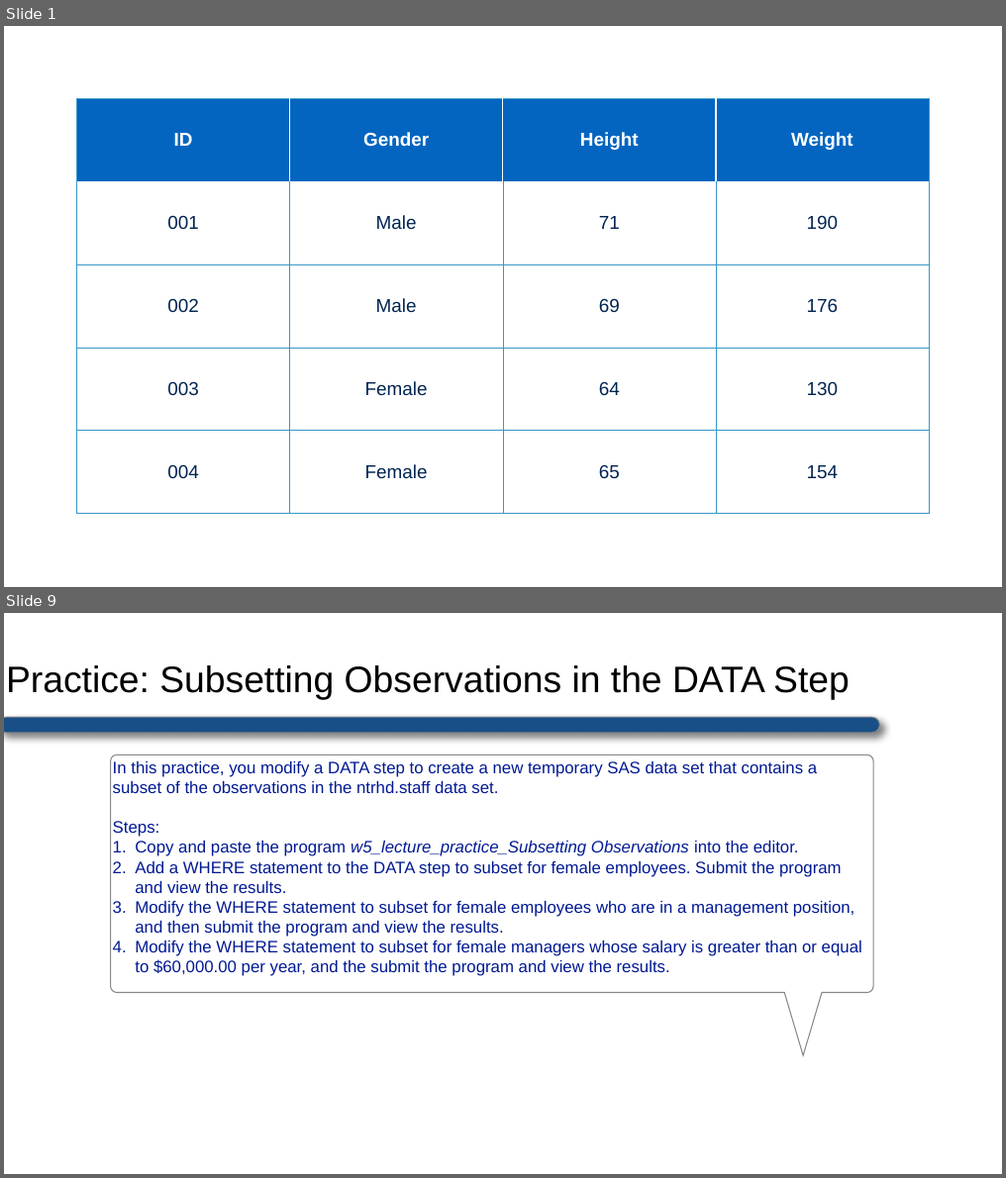
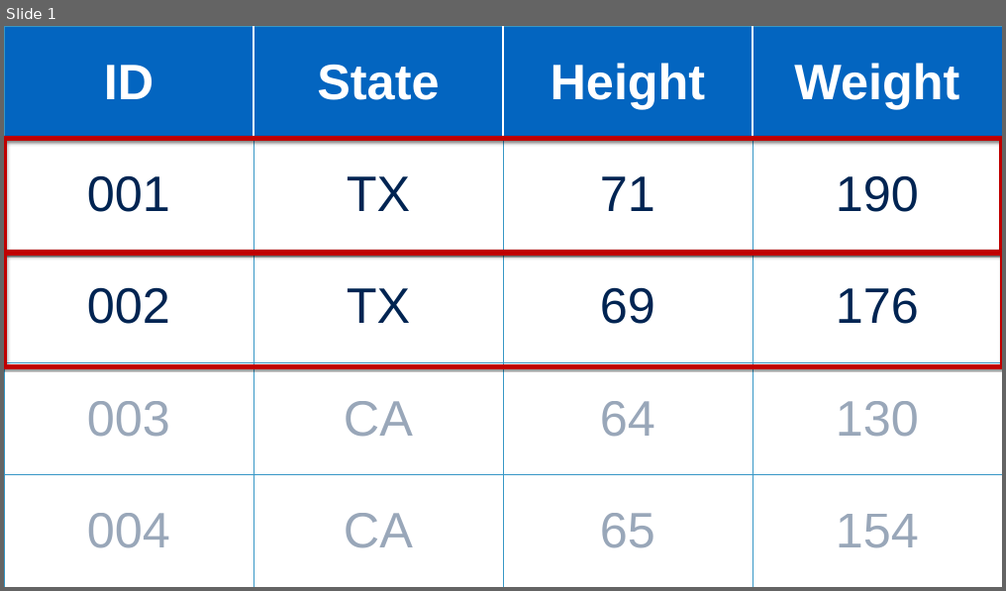
Before and after one commit to brad-cannell/r4epi, a slide deck: img/05_part_data_management/subsetting.pptx. Shown one above the other, each under a label of ours: slides 1 and 9 before the commit, slide 1 after it; the slides between them are not shown. The pictures are 1006x1178 and 1006x591 pixels, drawn with LibreOffice and Linux fonts; fonts in the diff are those of the drawing. Boxes give left, top, right and bottom in pixels: in the first picture for what was removed or moved away, otherwise in the second. Text is boxed around its words. In the diff, an @@ line names an element or a change of style, - is before the commit and + after.

Commit message:
Working on data management part
- First draft of introduction to data management
- Fist draft of creating and modifying columns
-First draft of subsetting data frames

```diff
--- a/img/05_part_data_management/subsetting.pptx
+++ b/img/05_part_data_management/subsetting.pptx
@@ slide 9 removed at bbox=[4, 613, 1002, 1174], background #FFFFFF @@
@@ title removed at bbox=[6, 665, 849, 700] @@
-Practice: Subsetting Observations in the DATA Step
@@ rounded rectangle removed at bbox=[4, 717, 879, 733] @@
@@ freeform shape removed at bbox=[111, 755, 873, 1056] @@
-In this practice, you modify a DATA step to create a new temporary SAS data set that contains a subset of the observations in the ntrhd.staff data set.
-Steps:
-1. Copy and paste the program w5_lecture_practice_Subsetting Observations into the editor.
-2. Add a WHERE statement to the DATA step to subset for female employees. Submit the program and view the results.
-3. Modify the WHERE statement to subset for female employees who are in a management position, and then submit the program and view the results.
-4. Modify the WHERE statement to subset for female managers whose salary is greater than or equal to $60,000.00 per year, and the submit the program and view the results.
@@ slide 1 changed as well @@
@@ table at bbox=[4, 26, 1002, 587] @@
-row 1, column 2: Gender
+row 1, column 2: State
-row 2, column 2: Male
+row 2, column 2: TX
-row 3, column 2: Male
+row 3, column 2: TX
-row 4, column 2: Female
+row 4, column 2: CA
-row 5, column 2: Female
+row 5, column 2: CA
@@ size 36 to 96 pt in "ID", "Height", "Weight", "001" and 11 more places @@
@@ text colour #002452 to #002452 at 40% opacity in "003", "64", "130", "004" and 2 more places @@
@@ table: place and size @@
-table at bbox=[76, 98, 929, 513]
+table at bbox=[4, 26, 1002, 587]
@@ rectangle added at bbox=[4, 138, 1002, 253], outline #C00000 10 pt @@
@@ rectangle added at bbox=[4, 253, 1002, 367], outline #C00000 10 pt @@
```
Also in this commit, not shown: 1 slide added, 16 other slides removed, 47 other files.
